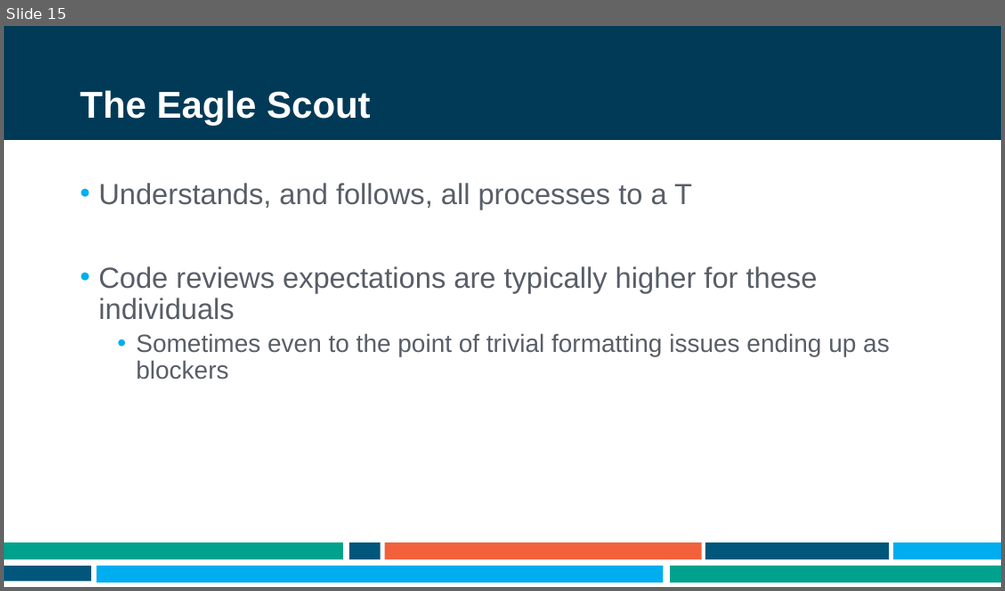
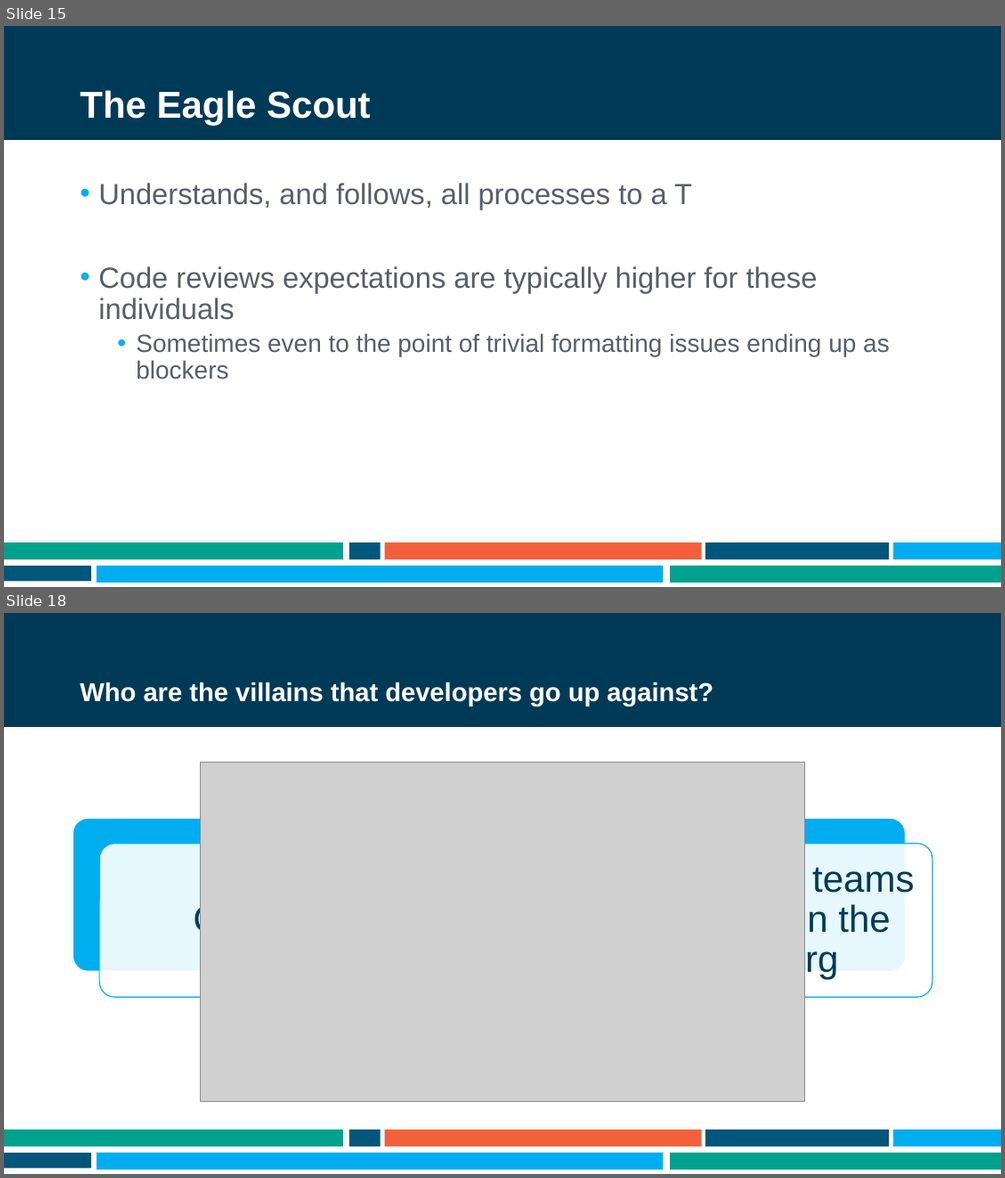
Before and after one commit to ademing/nebraska-code-2021, a slide deck: Presentation.pptx. Shown one above the other, each under a label of ours: slide 15 before the commit, slides 15 and 18 after it; the slides between them are not shown. The pictures are 1005x591 and 1005x1178 pixels, drawn with LibreOffice and Linux fonts; fonts in the diff are those of the drawing; grey boxes stand for pictures; background and template pictures are left out. Boxes give left, top, right and bottom in pixels: in the first picture for what was removed or moved away, otherwise in the second. Text is boxed around its words. In the diff, an @@ line names an element or a change of style, - is before the commit and + after.

Commit message:
Added villains section

```diff
--- a/Presentation.pptx
+++ b/Presentation.pptx
@@ slide 18 added at box(4, 613, 1001, 1174), background #FFFFFF; not listed: 9 template elements that a slide beside it also shows @@
@@ title added at box(80, 682, 713, 706), 25 pt, text #FFFFFF, bold @@
+Who are the villains that developers go up against?
@@ picture added at box(201, 763, 805, 1102) @@
@@ group added at box(73, 818, 932, 997): 4 rounded rectangles, 2 texts @@
+QA
+Other teams within the org
```
Also in this commit, not shown: 1 slide changed, 3 other slides added.
